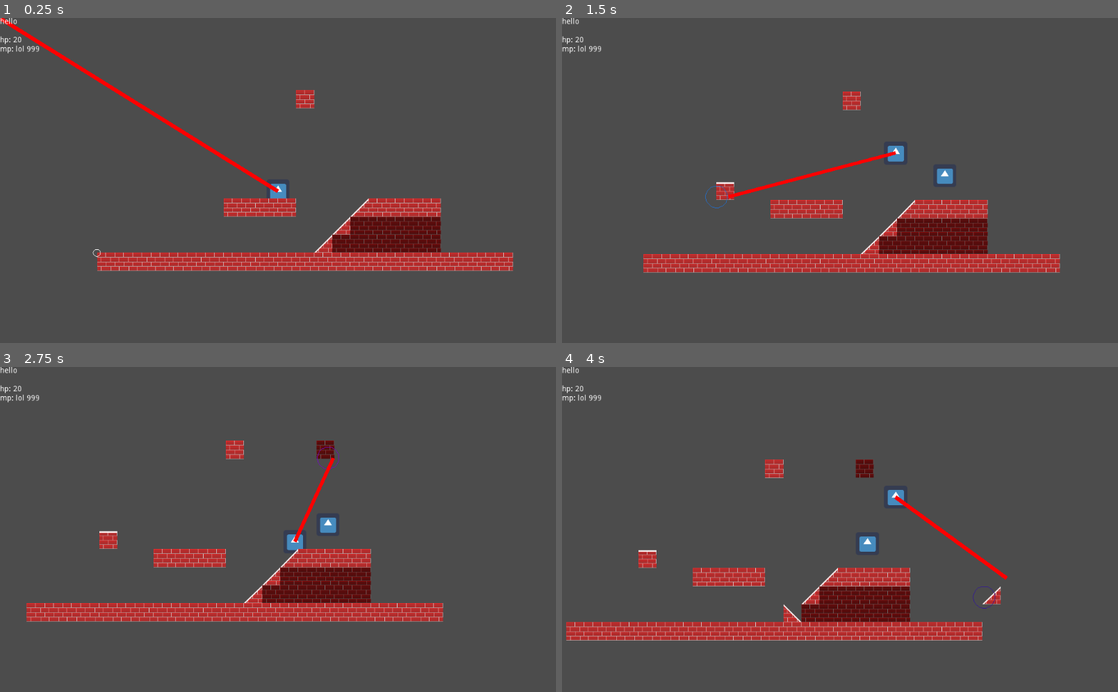
Above: before the commit, frames 1-4 (two rows, left to right).
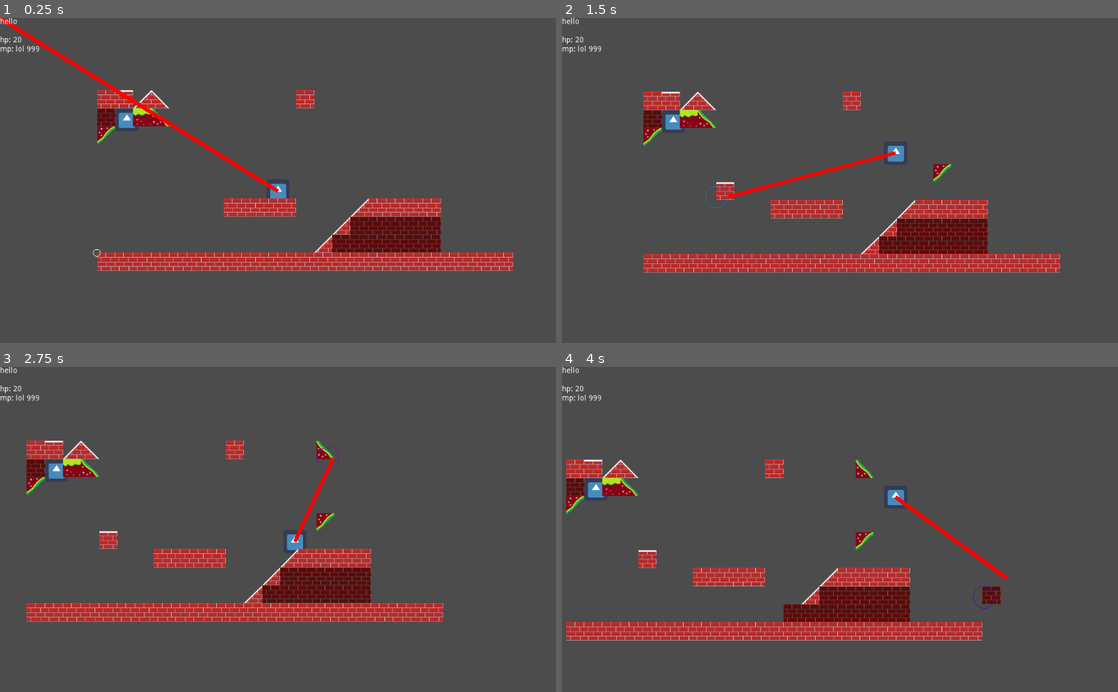
Above: after the commit, the same moments.

Repository: HenryFBP/2d-godot-game
Game: Godot game, scene res://main.tscn
The game is run twice, just before and just after one commit, with the same random seed, the same clock (stepped at 60 frames per second) and the same inputs. The engine's default icon, where the game draws it, is replaced by a stand-in: a white triangle on a blue panel in a dark square.
Inputs (mouse positions are in pixels of both pictures, inside the frame that each line leads up to):
- Up to frame 1 (0.25 s): no input
- Up to frame 2 (1.5 s): tap Enter at 0.5 s; move the mouse to (962, 164) at 0.52 s; press the mouse at (962, 164) at 0.53 s; hold D (player_right) from 0.53 s (still down); tap Space (player_jump) at 0.77 s; move the mouse to (728, 196) at 1.27 s; release the mouse at (728, 196) at 1.28 s; click (728, 196) at 1.35 s
- Up to frame 3 (2.75 s): tap Space (player_jump) at 1.52 s; move the mouse to (333, 458) at 2.02 s; release D (player_right) at 2.03 s; press the mouse at (333, 458) at 2.03 s; hold A (player_left) from 2.03 s (still down)
- Up to frame 4 (4 s): move the mouse to (812, 594) at 2.77 s; release A (player_left) at 2.78 s; release the mouse at (812, 594) at 2.78 s; hold D (player_right) from 2.78 s (still down); click (812, 594) at 2.85 s; tap Space (player_jump) at 3.02, 3.77 s; move the mouse to (1006, 578) at 3.52 s; press the mouse at (1006, 578) at 3.53 s

The runs differ from the first frame. In frame 1, 1.1% of the frame differs, in the area x 17-31%, y 22-39%; in frame 2, 1.5%; in frame 3, 1.7%; in frame 4, 2.0%, in the area x 0-79%, y 28-79%.

Commit message:
massively simplify adding new tiles...again

Diff:
--- a/src/TileMap.gd
+++ b/src/TileMap.gd
@@ -2,8 +2,10 @@
 
 # The world.
 
-const blocks = preload("res://tilesets/blocks.gd")
-const lib = preload("res://src/lib.gd")
+const lib = 	preload("res://src/lib.gd")
+const blocks = 	preload("res://tilesets/blocks.gd")
+const Shapes = preload("res://tilesets/shapes.gd")
+var shapesdata
 
 
 onready var block_list = blocks.new()
@@ -70,7 +72,20 @@
 	bd.start = ploc
 	bd.end = mloc
 
-func add_new_tile(id, texture, shape, trans=Transform2D(0, Vector2(0, 0))):
+func add_new_tile(id, texture, shape, factor=null, trans=Transform2D(0, Vector2(0, 0))):
+
+	if factor:
+
+		if typeof(shape) == typeof([]):
+			shape = lib.multiply_listitems(shape, factor)
+
+		elif typeof(shape) == typeof(PoolVector2Array()):
+			shape = lib.multiply_poolvector2array(shape, factor)
+
+	if 	(typeof(shape) == typeof([]) or
+		(typeof(shape) == typeof(PoolVector2Array()))):
+
+		shape = lib.ConvexPolygonShape2D_from_list(shape)
 
 	self.tile_set.create_tile(id)
 
@@ -81,12 +96,17 @@
 
 func load_new_tiles():
 
-	add_new_tile(10, load("res://icon.png"), lib.ConvexPolygonShape2D_from_list([[0.0, 50.0], [0.0, 0.0], [50.0, 0.0], [50.0, 50.0]]))
+	var i = 10
+
+	add_new_tile(i+1, load("res://icon.png"), 						shapesdata['square'], 	50); i+=1
+	add_new_tile(i+1, load("res://tilesets/grass.png"), 			shapesdata['square'], 	50); i+=1
+	add_new_tile(i+1, load("res://tilesets/grass_slope_NE.png"), 	shapesdata['NEslope'], 	50); i+=1
+	add_new_tile(i+1, load("res://tilesets/grass_slope_SE.png"), 	shapesdata['SEslope'], 	50); i+=1
 
 
 func _ready():
-	# Called when the node is added to the scene for the first time.
-	# Initialization here
+
+	shapesdata = Shapes.new().data
 
 	print(block_list.blocks)
 
@@ -94,7 +114,7 @@
 
 	print(self.tile_set.get_tiles_ids())
 
-	show_cells(Vector2(5, 5))
+	show_cells(Vector2(0, -9))
 
 
 func _input(event):
--- a/src/lib.gd
+++ b/src/lib.gd
@@ -53,3 +53,25 @@
 	shape.set_point_cloud(pv2)
 
 	return shape
+
+# Multiply a list of things by a factor.
+# Creates a new list.
+static func multiply_listitems(things, factor):
+
+	var newl = []
+
+	for i in range(0, len(things)):
+		newl.append(things[i] * factor)
+
+	return newl
+
+# Multiply a PoolVector2Array by a factor.
+# Creates a new list.
+static func multiply_poolvector2array(pv2arr, factor):
+
+	var newpv2arr = PoolVector2Array()
+
+	for i in range(0, len(pv2arr)):
+		newpv2arr.append(pv2arr[i] * factor)
+
+	return newpv2arr
--- a/tilesets/blocks.gd
+++ b/tilesets/blocks.gd
@@ -1,4 +1,4 @@
-var Block = load('res://tilesets/block.gd')
+const Block = preload('res://tilesets/block.gd')
 
 var blocks = [
 	Block.new(1, 'Wall'),
--- /dev/null
+++ b/tilesets/shapes.gd
@@ -0,0 +1,18 @@
+extends Node
+
+const lib = 	preload("res://src/lib.gd")
+
+var data
+
+func _init():
+	data = {
+	'square':  [[0.0, 1.0], [0.0, 0.0], [1.0, 0.0], [1.0, 1.0]],
+
+	'SWslope': [[0.0, 0.0], [1.0, 1.0], [1.0, 0.0]],
+	'NEslope': [[0.0, 0.0], [1.0, 1.0], [0.0, 1.0]],
+	'SEslope': [[0.0, 0.0], [0.0, 1.0], [1.0, 0.0]],
+	'NWSlope': [[1.0, 0.0], [1.0, 1.0], [0.0, 1.0]],
+	}
+
+	for k in data:
+		data[k] = lib.PoolVector2Array_from_list(data[k])
Empty file removed: src/block.gd
Empty file removed: src/blocks.gd
Binary file added: tilesets/grass.png
Binary file added: tilesets/grass_slope_NE.png
Binary file added: tilesets/grass_slope_SE.png
